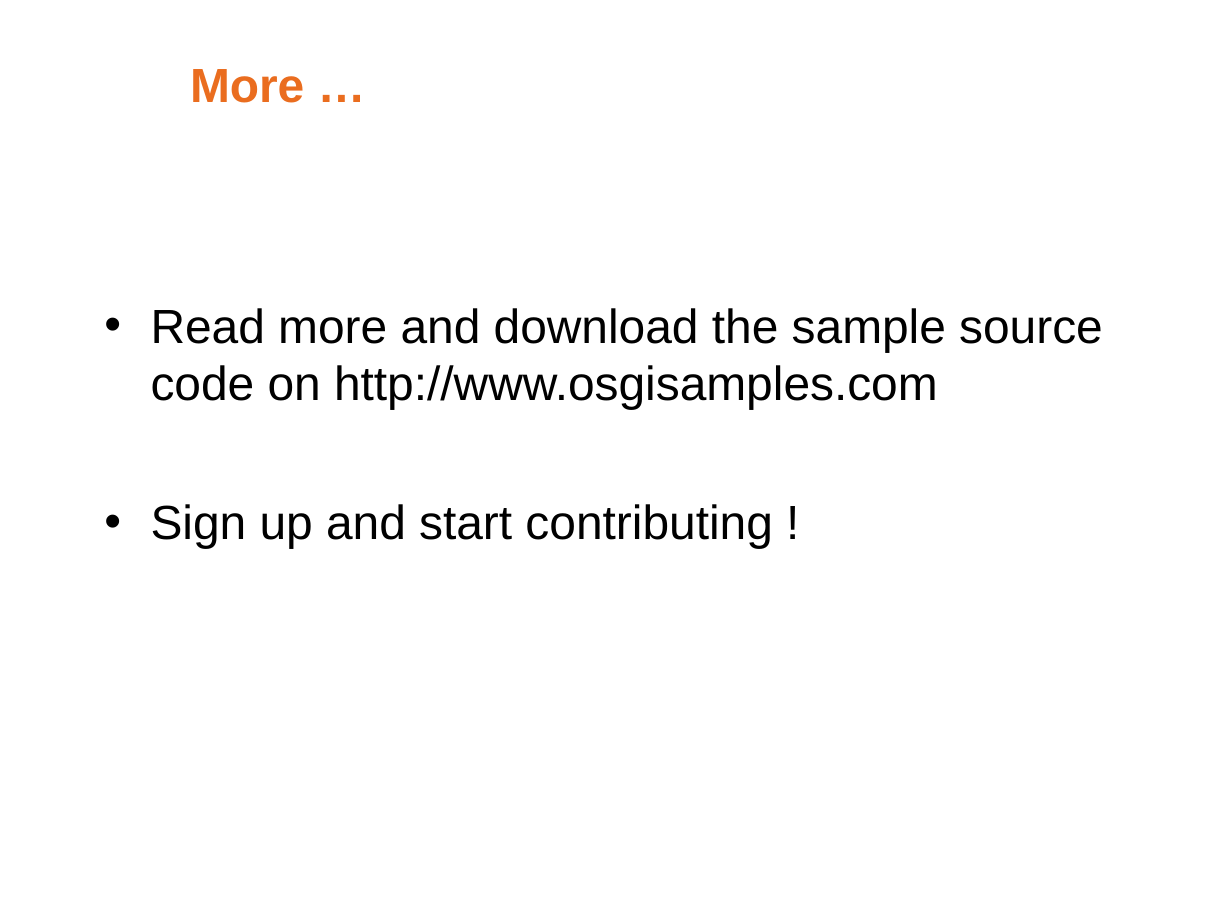
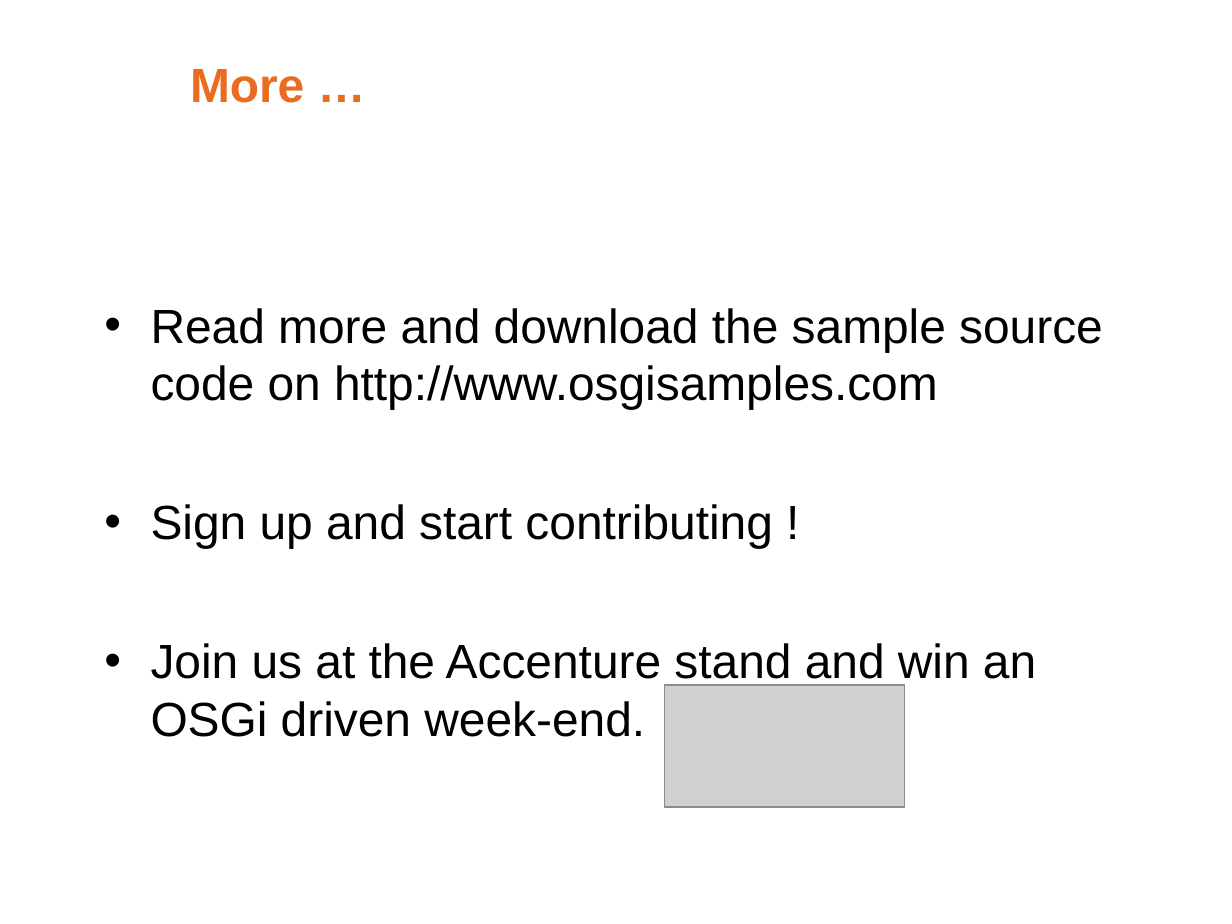
Before and after one commit to noushadali/osgi-samples, a slide deck: slide 19 of congress-registration/documentation/Webservice versioning using osgi.ppt. Drawn at 1232x924 pixels with LibreOffice and Linux fonts; fonts in the diff are those of the drawing; grey boxes stand for pictures; background and template pictures are left out. Boxes give left, top, right and bottom in pixels: in the first picture for what was removed or moved away, otherwise in the second. Text is boxed around its words. In the diff, an @@ line names an element or a change of style, - is before the commit and + after.

```diff
--- a/congress-registration/documentation/Webservice versioning using osgi.ppt
+++ b/congress-registration/documentation/Webservice versioning using osgi.ppt
@@ text at [151,643,1036,737]: paragraph added @@
+• Join us at the Accenture stand and win an OSGi driven week-end.
@@ picture added at [664,685,904,807] @@
```
Also in this commit, not shown: 6 other slides changed, 1 slide added, 1 slide removed.
